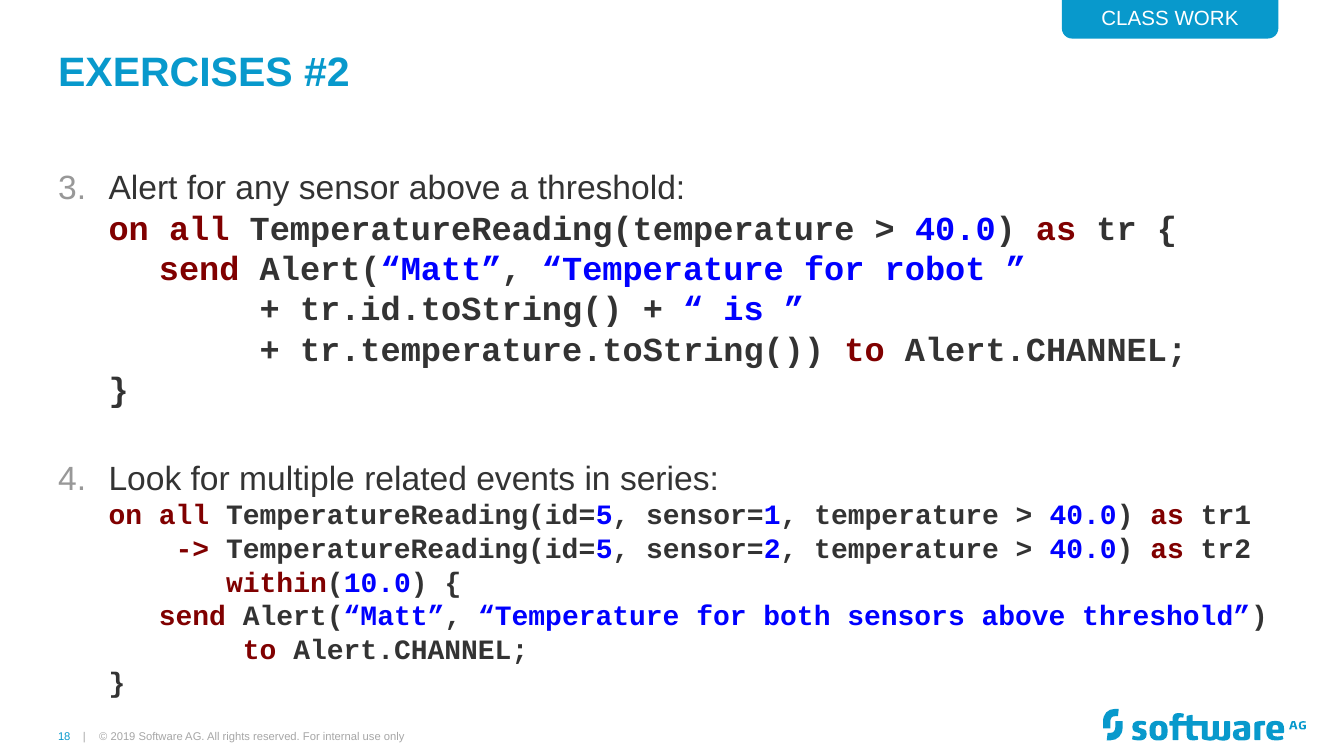
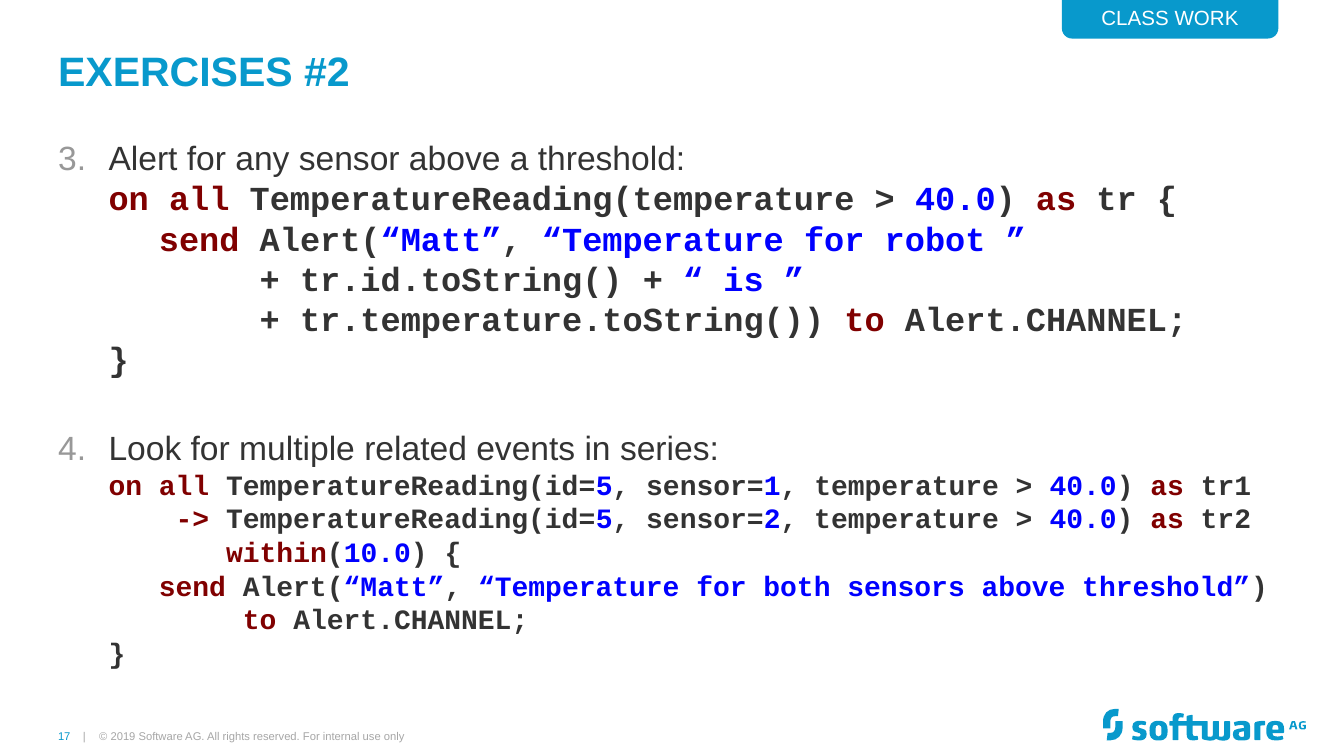
Before and after one commit to Cumulocity-IoT/apama-streaming-analytics-intro-training, a slide deck: slide 17 of Apama GAP Training.pptx (slide 18 before the commit). Drawn at 1344x756 pixels with LibreOffice and Linux fonts; fonts in the diff are those of the drawing; background and template pictures are left out. Boxes give left, top, right and bottom in pixels: in the first picture for what was removed or moved away, otherwise in the second. Text is boxed around its words. In the diff, an @@ line names an element or a change of style, - is before the commit and + after.

```diff
--- a/Apama GAP Training.pptx
+++ b/Apama GAP Training.pptx
@@ text "Alert for any sensor above ...": place and size @@
-text "Alert for any sensor above ..." at [109,174,1268,664]
+text "Alert for any sensor above ..." at [109,145,1268,634]
@@ page number at [58,732,70,740]: text changed @@
-18 |
+17 |
```
Also in this commit, not shown: 21 other slides changed, 1 slide added, 2 slides removed.
